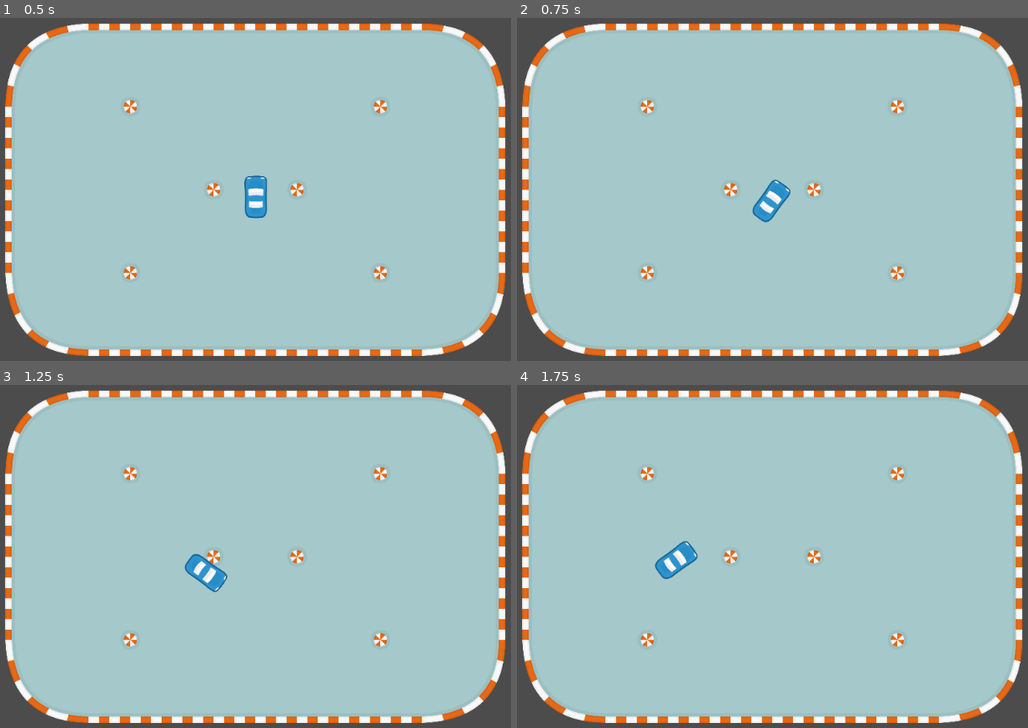
Above: before the commit, frames 1-4 (two rows, left to right).
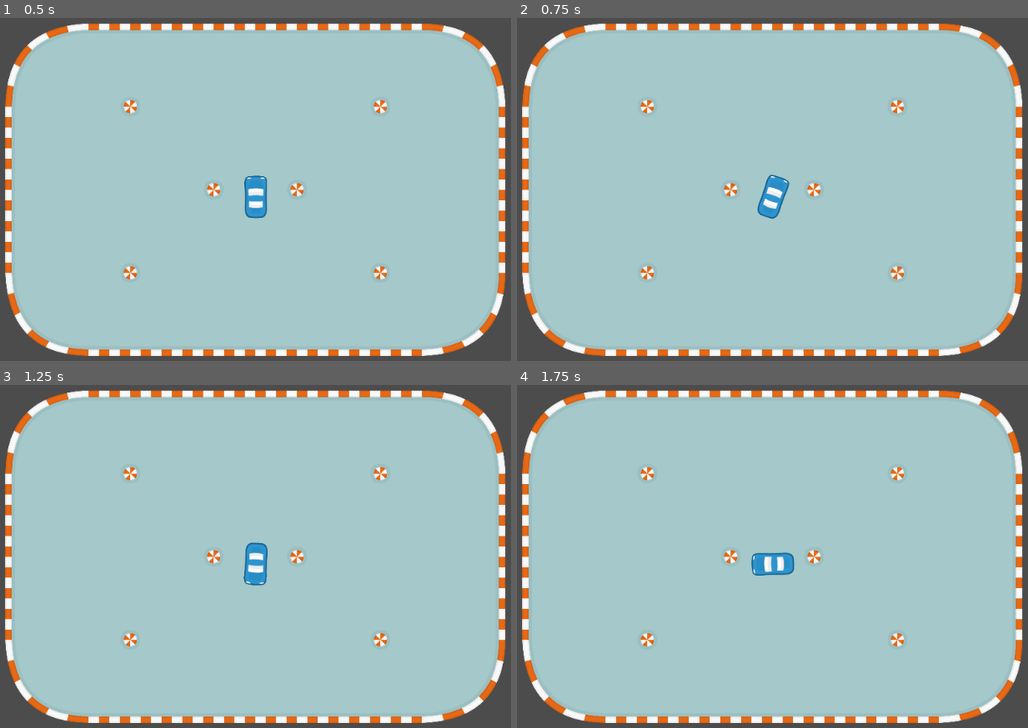
Above: after the commit, the same moments.

Repository: snowbillr/learning-godot
Game: Godot game, scene res://Main.tscn
The game is run twice, just before and just after one commit, with the same random seed, the same clock (stepped at 60 frames per second) and the same inputs.
Inputs:
- Up to frame 1 (0.5 s): no input
- Up to frame 2 (0.75 s): tap Enter at 0.5 s; hold Right (turn_right) from 0.53 s (still down); hold Down (decelerate) from 0.53 s (still down)
- Up to frame 3 (1.25 s): keep holding Right (turn_right); keep holding Down (decelerate)
- Up to frame 4 (1.75 s): release Right (turn_right) at 1.28 s; release Down (decelerate) at 1.28 s; hold Left (turn_left) from 1.28 s (still down); tap Down (decelerate) at 1.35 s

Frame 1 is identical in both runs. In frame 2, 0.5% of the frame differs, in the area x 46-54%, y 45-60%; in frame 3, 1.1%, in the area x 36-53%, y 45-61%; in frame 4, 1.1%.

Commit message:
better car movement

Diff:
--- a/gokarts/Car.gd
+++ b/gokarts/Car.gd
@@ -1,39 +1,56 @@
 extends KinematicBody2D
+class_name Car
 
-const ACCELERATION = 800
-const MAX_SPEED = 400
-const FRICTION = 300
-const TURN_VELOCITY = PI
+# Car initially points at (0, -1)
 
-var _input_velocity = null
+const ACCELERATION = 500
+const MAX_VELOCITY = 800
+
+const FRICTION = 200
+
+const MAX_WHEEL_ROTATION = PI / 30
+const WHEEL_ANGULAR_VELOCITY = PI / 12
+const WHEEL_RETURN_ANGULAR_VELOCITY = PI / 4
+
 var _velocity = Vector2.ZERO
+var _wheel_rotation = 0
 
 func _process(delta: float) -> void:
-    var turn_amount = _get_turn_strength() * TURN_VELOCITY * delta
+    # tmp_velocity rotated back to vertical
+    var tmp_velocity = _velocity.rotated(-1 * rotation)
 
-    rotation += turn_amount
+    # apply acceleration to tmp_velocity
+    var acceleration_strength = _get_acceleration_strength()
+    if !is_zero_approx(acceleration_strength):
+        tmp_velocity.y += acceleration_strength * ACCELERATION * delta
+    elif !is_zero_approx(tmp_velocity.y):
+        tmp_velocity.y += FRICTION * delta
 
-    _velocity = _velocity.rotated(turn_amount)
+    tmp_velocity.y = clamp(tmp_velocity.y, -MAX_VELOCITY, 0)
 
-    var input_velocity = Vector2.ZERO
-    input_velocity.y += _get_acceleration_strength() * ACCELERATION * delta
-    input_velocity = input_velocity.rotated(rotation)
+    # rotate wheel angle
+    var turn_strength = _get_turn_strength()
+    if !is_zero_approx(turn_strength):
+        _wheel_rotation += turn_strength * WHEEL_ANGULAR_VELOCITY * delta
+    elif abs(_wheel_rotation) < 0.05:
+        _wheel_rotation = 0
+    elif !is_zero_approx(_wheel_rotation):
+        _wheel_rotation += sign(_wheel_rotation) * -1 * WHEEL_RETURN_ANGULAR_VELOCITY * delta
+    _wheel_rotation = clamp(_wheel_rotation, -MAX_WHEEL_ROTATION, MAX_WHEEL_ROTATION)
 
-    _velocity += input_velocity
+    # apply wheel rotation to overall rotation
+    rotation += _wheel_rotation
+    # velocity = rotated tmp velocity
 
-    if _velocity.length() > 0 && input_velocity.length() == 0:
-        _velocity = _velocity.move_toward(Vector2.ZERO, FRICTION * delta)
-
-    _velocity = _velocity.clamped(MAX_SPEED)
+    _velocity = tmp_velocity.rotated(rotation)
 
 func _physics_process(delta: float) -> void:
     move_and_slide(_velocity)
 
 func _get_acceleration_strength() -> float:
     var acceleration_strength = -1 * Input.get_action_strength("accelerate")
-    var deceleration_strength = Input.get_action_strength("decelerate")
 
-    return acceleration_strength + deceleration_strength
+    return acceleration_strength
 
 func _get_turn_strength() -> float:
     var left_strength = Input.get_action_strength("turn_left") * -1
--- a/gokarts/project.godot
+++ b/gokarts/project.godot
@@ -8,9 +8,14 @@
 
 config_version=4
 
-_global_script_classes=[  ]
+_global_script_classes=[ {
+"base": "KinematicBody2D",
+"class": "Car",
+"language": "GDScript",
+"path": "res://Car.gd"
+} ]
 _global_script_class_icons={
-
+"Car": ""
 }
 
 [application]
